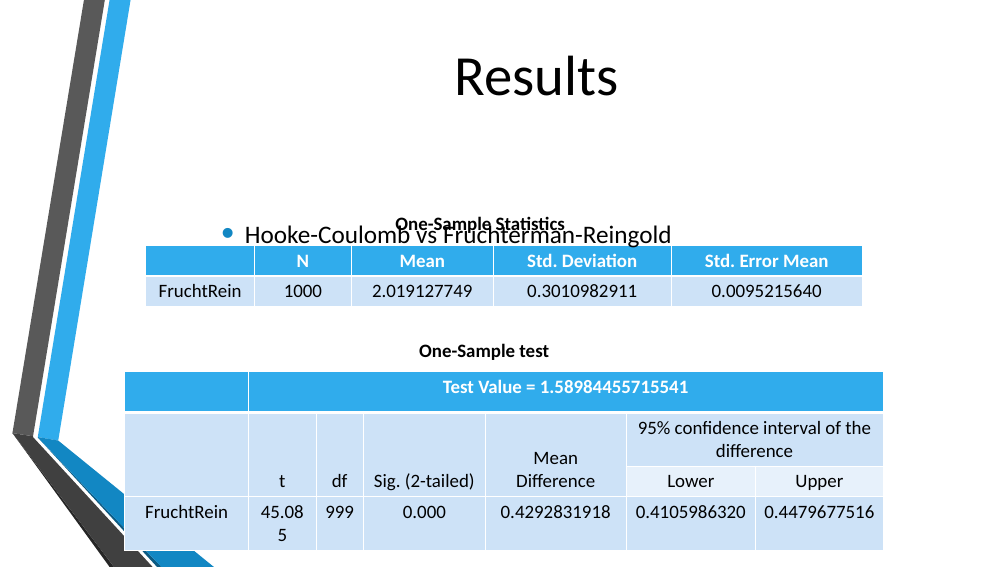
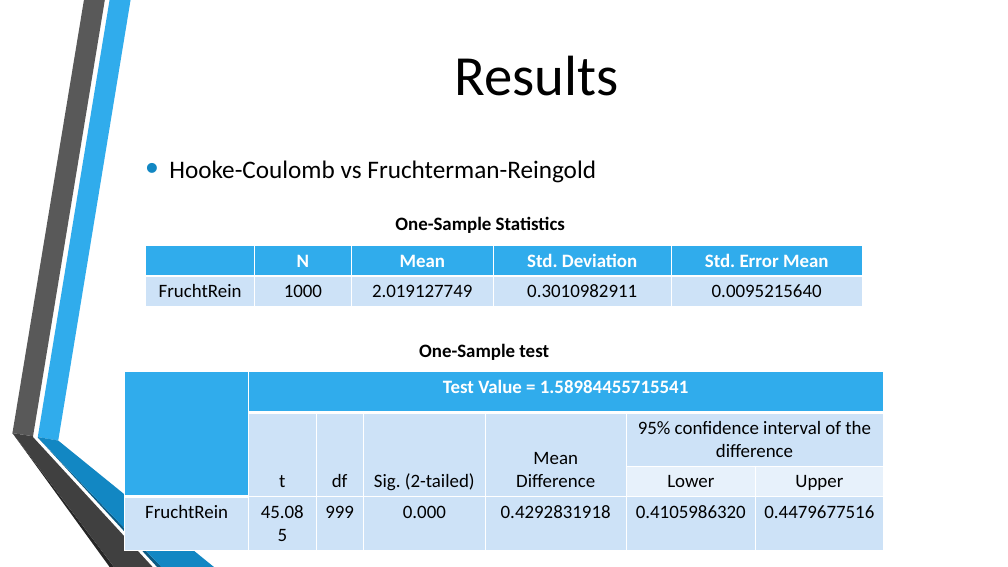
Before and after one commit to michielvh1995/OMI, a slide deck: slide 15 of Presentatie/Onderzoek eindpresentatie.pptx. Drawn at 1008x567 pixels with LibreOffice and Linux fonts; fonts in the diff are those of the drawing; background and template pictures are left out. Boxes give left, top, right and bottom in pixels: in the first picture for what was removed or moved away, otherwise in the second. Text is boxed around its words. In the diff, an @@ line names an element or a change of style, - is before the commit and + after.

```diff
--- a/Presentatie/Onderzoek eindpresentatie.pptx
+++ b/Presentatie/Onderzoek eindpresentatie.pptx
@@ text "Hooke-Coulomb vs Fruchterman-Reingold" rewrapped from (245, 222, 672, 249) to (169, 160, 596, 183) @@
```
Also in this commit, not shown: 1 other slide changed.
